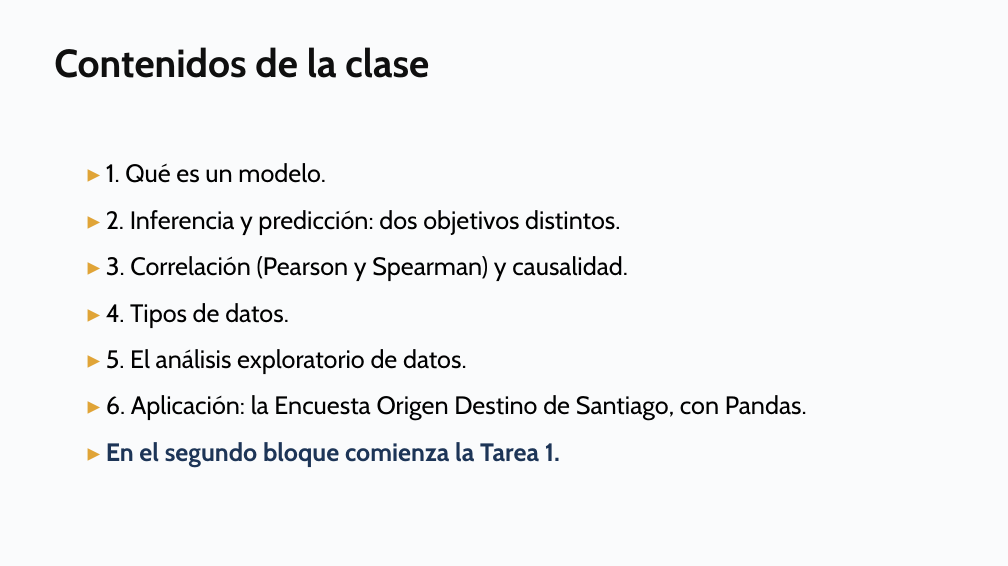
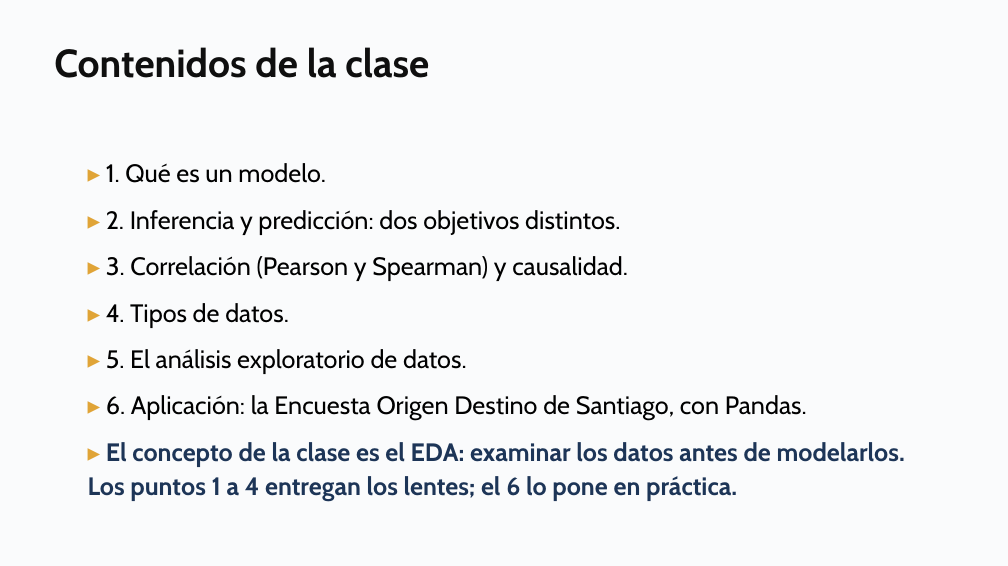
Before and after one commit to daniopitz/cienciadatos, a slide deck: slide 2 of presentaciones/clase02_pandas_eda.pptx. Drawn at 1008x566 pixels with LibreOffice and Linux fonts; fonts in the diff are those of the drawing. Boxes give left, top, right and bottom in pixels: in the first picture for what was removed or moved away, otherwise in the second. Text is boxed around its words. In the diff, an @@ line names an element or a change of style, - is before the commit and + after.

```diff
--- a/presentaciones/clase02_pandas_eda.pptx
+++ b/presentaciones/clase02_pandas_eda.pptx
@@ text at <box>88,442,905,501</box>: text changed @@
-▸ En el segundo bloque comienza la Tarea 1.
+▸ El concepto de la clase es el EDA: examinar los datos antes de modelarlos. Los puntos 1 a 4 entregan los lentes; el 6 lo pone en práctica.
```
Also in this commit, not shown: 1 other slide changed, 2 other files.
